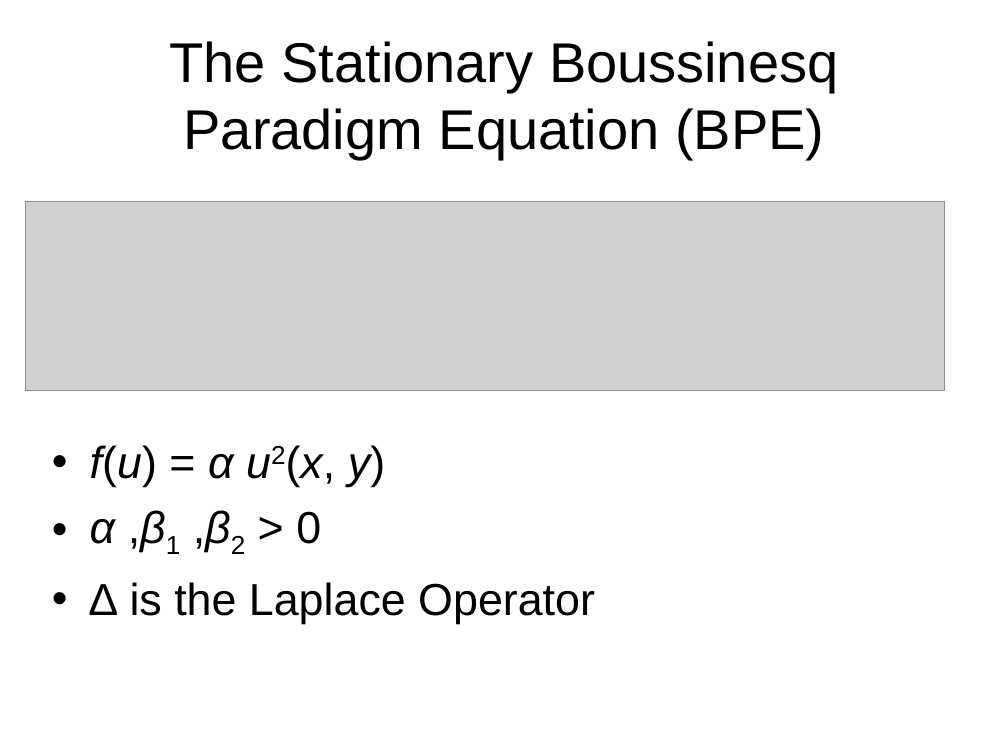
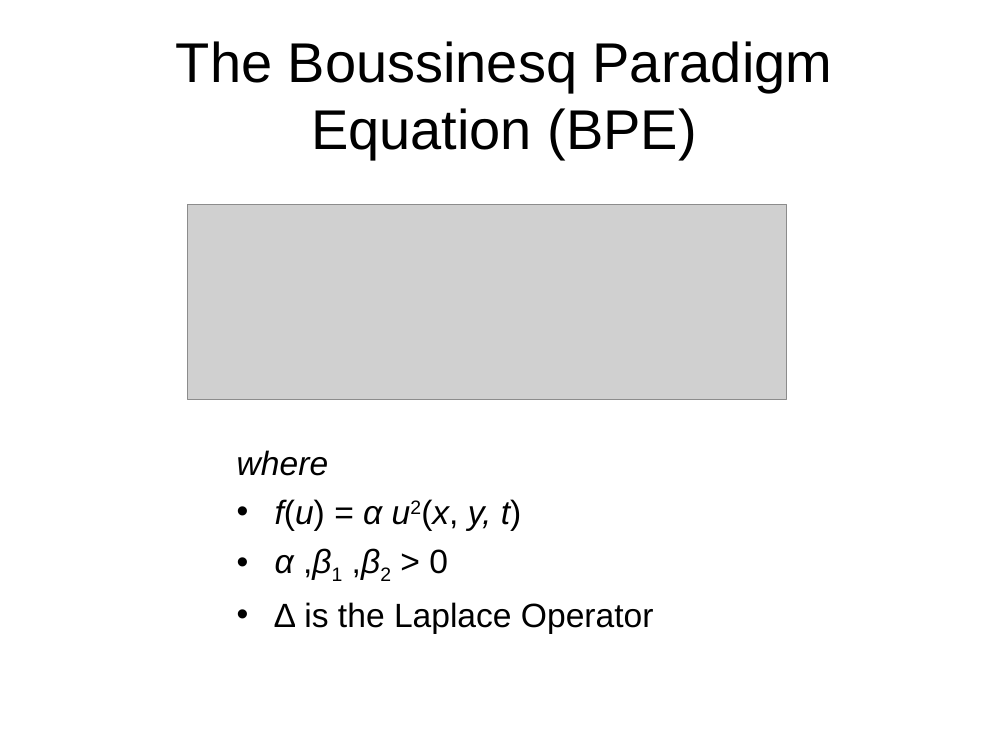
Before and after one commit to CloakMe/Boussinesq, a slide deck: slide 3 of Docu/Presentation Linz/Presentation.ppt. Drawn at 1008x756 pixels with LibreOffice and Linux fonts; fonts in the diff are those of the drawing; grey boxes stand for pictures. Boxes give left, top, right and bottom in pixels: in the first picture for what was removed or moved away, otherwise in the second. Text is boxed around its words. In the diff, an @@ line names an element or a change of style, - is before the commit and + after.

```diff
--- a/Docu/Presentation Linz/Presentation.ppt
+++ b/Docu/Presentation Linz/Presentation.ppt
@@ title at box(176, 41, 833, 159): text changed @@
-The Stationary Boussinesq Paradigm Equation (BPE)
+The Boussinesq Paradigm Equation (BPE)
@@ picture: place and size @@
-picture at box(25, 202, 944, 390)
+picture at box(187, 205, 787, 399)
@@ text "where": place and size @@
-text "where" at box(90, 445, 595, 624)
+text "where" at box(237, 450, 654, 634)
@@ text at box(237, 450, 522, 531): text changed; size 32 to 24 pt; italic on @@
-• f(u) = α u2(x, y)
+where
+• f(u) = α u2(x, y, t)
@@ text at box(275, 549, 654, 634): size 32 to 24 pt in "α ,β1 ,β2 > 0", "∆ is the Laplace Operator"; less space between paragraphs @@
```
Also in this commit, not shown: 1 other slide changed, 3 slides added, 2 slides removed.
